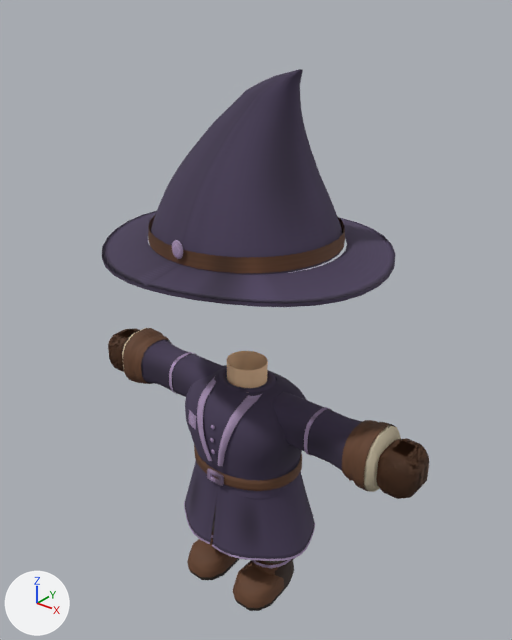
Renders of the glTF model src/assets/models/wardrobe/classes/traje_mago_violeta.glb from each side of a commit.
Before and after are seen from a 50 mm lens placed at (1.94, -2.35, 3.03), pointed at (-0.01, 0.08, 1.52). Lighting does not change. The marker at lower left points along +X, +Y and +Z. The picture after the commit comes second. Vertices at exactly the same position are counted once.

Names of what the first picture shows: 'medieval-leg-l', 'medieval-leg-r', 'medieval-sleeve-l', 'medieval-sleeve-r', 'medieval-tunic', 'suit-bracer-l', 'suit-bracer-r', 'suit-glove-left', 'suit-head' and 4 more.
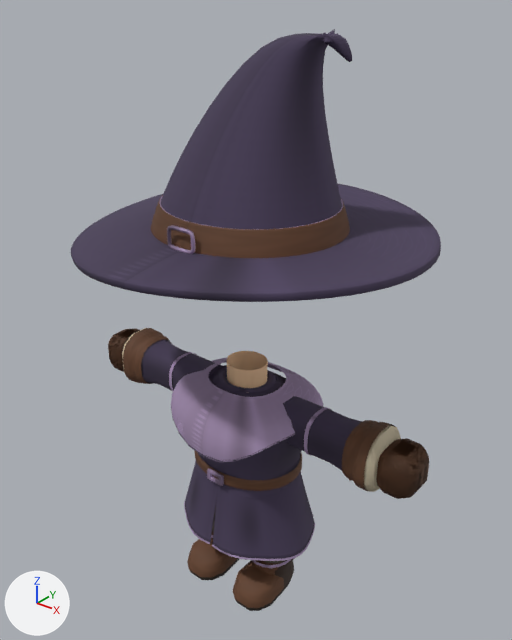
Pixel boxes [x1, y1, x2, y2] of what changed, in the pictures (512 x 640 px; the box of a moved part takes in the faces that stretch with it):
'suit-head', reshaped (26% wider, 15% taller): before [102, 69, 395, 307]; after [71, 29, 441, 302]
'medieval-tunic', reshaped (16% wider): before [184, 351, 315, 561]; after [171, 351, 323, 561]
part 1 of me_medieval_tunic, added (purple): after [171, 358, 323, 462]
part 2 of me_medieval_tunic, added: after [171, 409, 295, 462]
part 3 of me_medieval_tunic, added: after [177, 417, 185, 437]
part 4 of me_medieval_tunic, deleted: before [189, 410, 196, 430]
part 5 of me_medieval_tunic, moved or reshaped: before [185, 377, 307, 481]; after [198, 378, 302, 480]
part 6 of me_suit_head, rebuilt: before [151, 69, 343, 275]; after [161, 29, 352, 229]
part 7 of me_suit_head, rebuilt (26% wider, 24% taller): before [102, 211, 395, 307]; after [71, 183, 441, 302]
part 8 of me_suit_head, rebuilt (7% taller): before [148, 214, 345, 273]; after [150, 195, 350, 258]
part 9 of me_suit_head, added: after [159, 196, 343, 229]
part 10 of me_suit_head, added: after [167, 225, 195, 254]
part 11 of me_suit_head, deleted: before [172, 240, 183, 259]

What the commit changed:
me_medieval_tunic is used by ob_medieval_tunic; location (0.0, 0.0, 0.0).
me_medieval_tunic had 2726 vertices, 4820 faces and spanned x -0.395..0.395, y -0.307..0.304, z 0.35..1.335.
me_medieval_tunic now has 3393 vertices, 6060 faces and spans x -0.395..0.395, y -0.338..0.316, z 0.35..1.335.
me_medieval_tunic part 1: a new loose piece of 792 vertices spanning x -0.387..0.387, y -0.338..0.316, z 0.95..1.242, in mat_tunictrim.
me_medieval_tunic part 2: a new loose piece of 99 vertices spanning x -0.387..0.387, y -0.335..0.316, z 0.952..1.126, in mat_tunic.
me_medieval_tunic part 3: a new loose piece of 72 vertices spanning x -0.195..-0.125, y -0.329..-0.303, z 1.008..1.082, in mat_tunictrim.
me_medieval_tunic part 4: the loose piece of 72 vertices spanning x -0.195..-0.125, y -0.25..-0.219, z 1.008..1.082 is deleted.
me_medieval_tunic part 5: 252 vertices moved from x -0.335..0.335, y -0.252..0.252, z 0.813..1.151 to x -0.334..0.334, y -0.252..0.252, z 0.813..1.151; 224 vertices removed from x -0.152..0.152, y -0.278..-0.028, z 0.87..1.23.
me_suit_head is used by ob_suit_head; location (0.0, 0.0, 0.0).
me_suit_head had 1398 vertices, 2592 faces and spanned x -0.68..0.68, y -0.62..0.62, z 1.903..2.7.
me_suit_head now has 4890 vertices, 9776 faces and spans x -0.86..0.858, y -0.727..0.776, z 1.884..2.844.
me_suit_head part 6: the loose piece of 800 vertices spanning x -0.445..0.445, y -0.425..0.425, z 1.96..2.7 is rebuilt with 2170 vertices and now spans x -0.442..0.443, y -0.396..0.446, z 1.994..2.844.
me_suit_head part 7: the loose piece of 324 vertices spanning x -0.68..0.68, y -0.62..0.62, z 1.903..1.965 is rebuilt with 1408 vertices and now spans x -0.86..0.858, y -0.727..0.776, z 1.884..2.053.
me_suit_head part 8: the loose piece of 128 vertices spanning x -0.448..0.448, y -0.428..0.428, z 1.97..2.035 is rebuilt with 720 vertices and now spans x -0.455..0.455, y -0.408..0.458, z 2.008..2.134.
me_suit_head part 9: a new loose piece of 400 vertices spanning x -0.416..0.426, y -0.37..0.424, z 2.114..2.134, in mat_tunictrim.
me_suit_head part 10: a new loose piece of 192 vertices spanning x -0.075..0.075, y -0.424..-0.406, z 2.018..2.122, in mat_brass.
me_suit_head part 11: the loose piece of 146 vertices spanning x -0.032..0.032, y -0.446..-0.428, z 1.995..2.075 is deleted.
me_suit_head gains material mat_brass.
